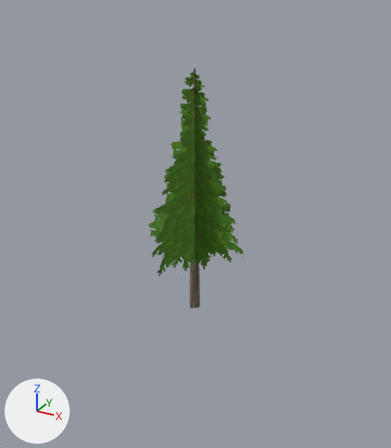
What one commit did to the glTF model apps/web/public/assets/models/env-by-sa/tree_conifer_02_far.glb.
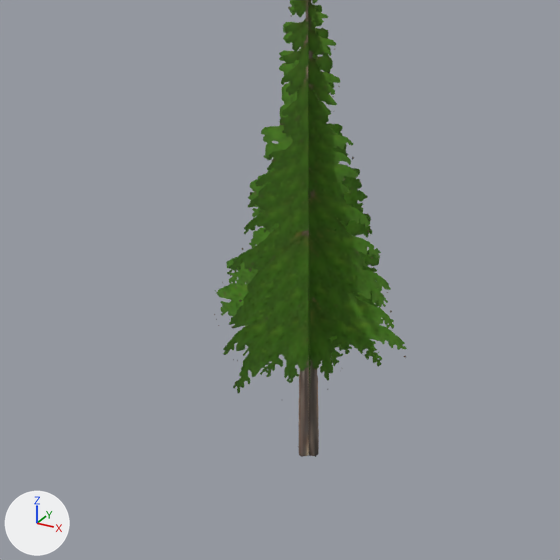
There are two pictures of each version: one whole from a camera (50 mm lens) standing at (4.22, -7.64, 5.91) and looking at (0.11, -0.17, 2.18), one close up on the part from 10% to 82% of the width and 17% to 80% of the height. The lights are fixed; the arrows at lower left show +X, +Y and +Z. The last two pictures show the newer version.

The first close-up shows 'env'.
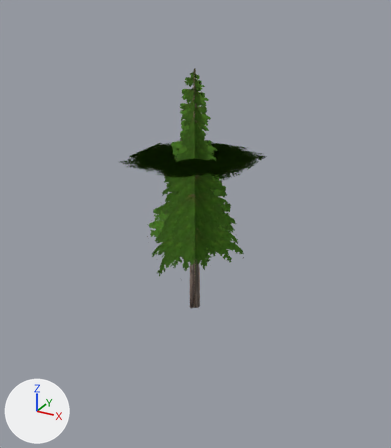
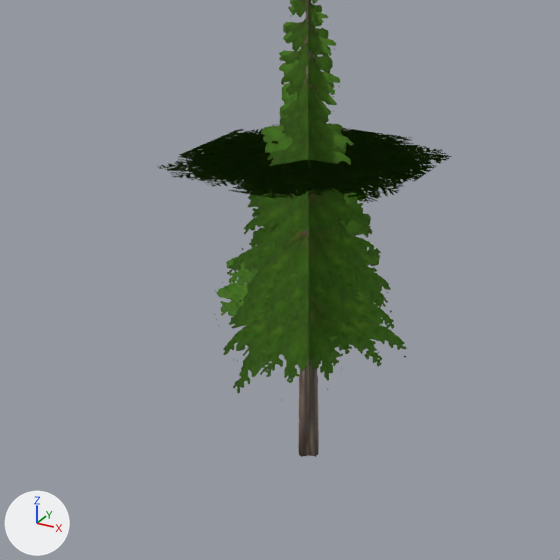
Where the change shows, as pixel boxes [x1, y1, x2, y2] in the close-ups (560 x 560 px):
'env', reshaped
    before: [214, 0, 407, 457]
    after: [157, 0, 452, 457]
part 1 of me_mesh_0, added
    after: [157, 124, 452, 203]

What changed in the scene script:
```text
Change me_mesh_0:
    used by ob_env; location = (0.0, 0.0, 0.0)
    verts and faces of me_mesh_0; kept vertices keep their numbers, new ones are numbered from 12
    remove me_mesh_0.from_pydata(...)  # 12 vertices, 6 faces; spans x -2.65..2.65, y -2.29..2.29, z 0.0..5.3
    add me_mesh_0.from_pydata(...)  # 16 vertices, 8 faces; spans x -2.65..2.65, y -2.29..2.29, z 0.0..5.3
    me_mesh_0 part 1
    add verts[12] = (-1.03, 1.03, 3.29)
    add verts[13] = (1.03, 1.03, 3.29)
    add verts[14] = (1.03, -1.03, 3.29)
    add verts[15] = (-1.03, -1.03, 3.29)
    add faces += [(12, 13, 14), (12, 14, 15)]
```
